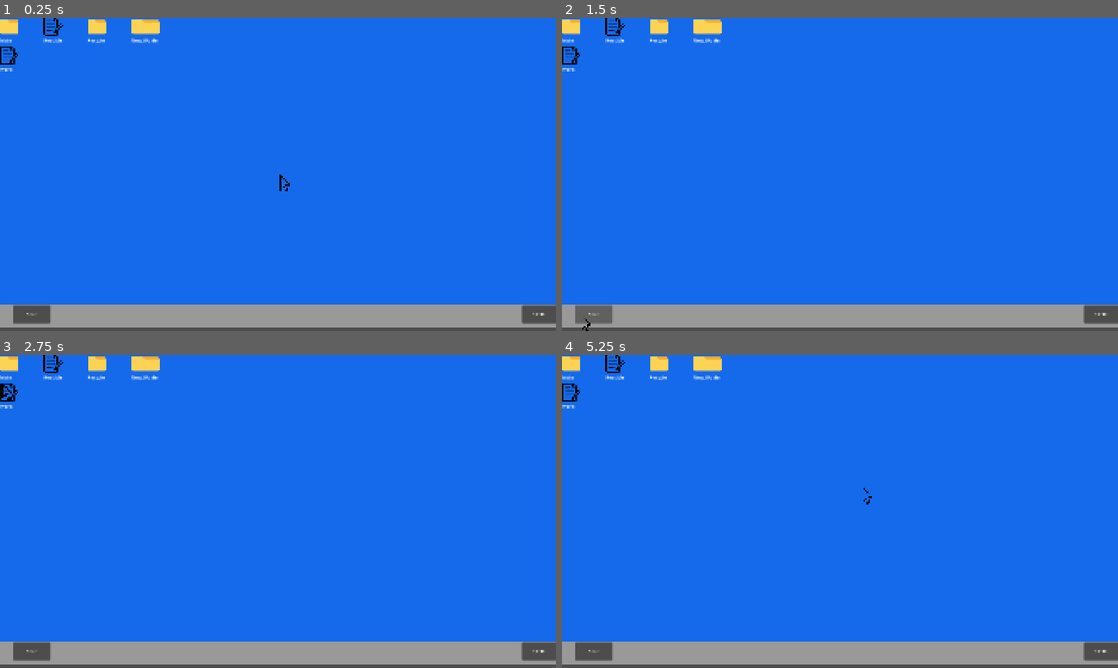
Above: before the commit, frames 1-4 (two rows, left to right).
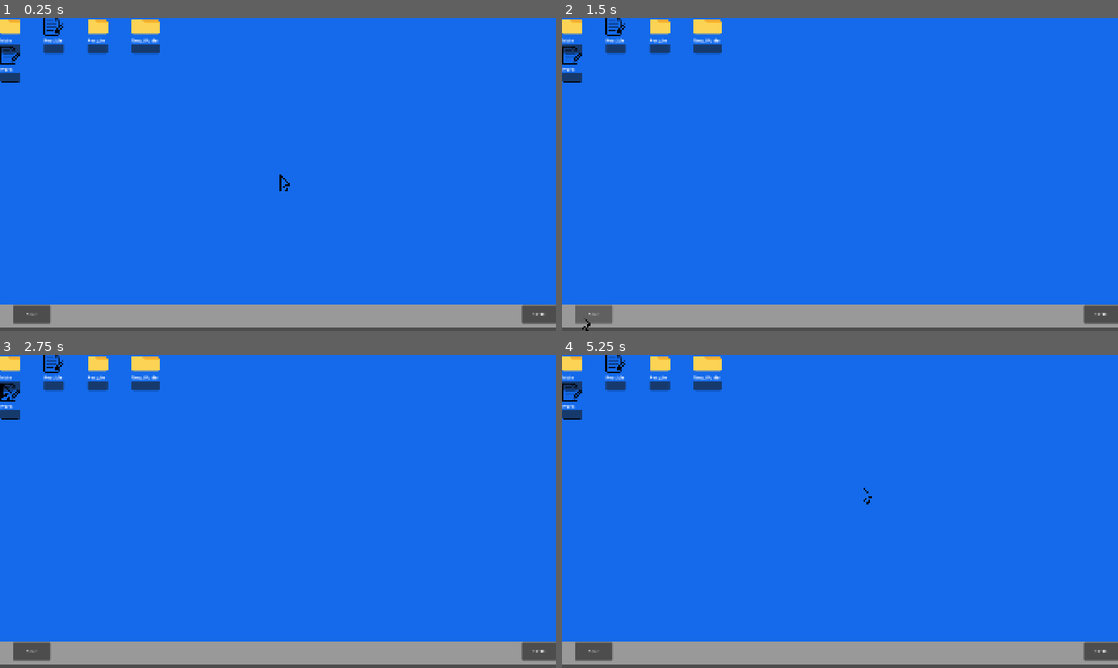
Above: after the commit, the same moments.

Repository: vividskiess/COS30031
Game: Godot game, scene res://Objects/Main_World.tscn
The game is run twice, just before and just after one commit, with the same random seed, the same clock (stepped at 60 frames per second) and the same inputs.
Inputs (mouse positions are in pixels of both pictures, inside the frame that each line leads up to):
- Up to frame 1 (0.25 s): no input
- Up to frame 2 (1.5 s): click "Start" at 0.5 s; click "Start" at 1.25 s
- Up to frame 3 (2.75 s): click (0, 383) at 2.02 s
- Up to frame 4 (5.25 s): click (562, 383) at 2.77 s; click "Start" at 3.5 s; click (562, 383) at 4.27 s; tap Enter at 5 s; drag from (840, 508) to (895, 442) at 5.02 s

The runs differ from the first frame. In frame 1, 0.7% of the frame differs, in the area x 0-29%, y 0-21%; in frame 2, 0.7%; in frame 3, 0.7%; in frame 4, 0.7%.

Commit message:
Working file select, hovering and file  moving

Diff:
--- a/Asset/Desktop/Test-3.tres
+++ b/Asset/Desktop/Test-3.tres
@@ -1,7 +1,6 @@
 [gd_resource type="Resource" script_class="FileResource" format=3 uid="uid://cjv4rrdb0owfa"]
 
 [ext_resource type="Script" uid="uid://b01bfjknjm6rf" path="res://Script/FileResource.gd" id="1_7n6bv"]
-[ext_resource type="Resource" uid="uid://cu6jgyhs6ung2" path="res://Asset/Desktop/ReadMe.tres" id="2_rnfwq"]
 [ext_resource type="Texture2D" uid="uid://d15l1hrse04lx" path="res://Asset/folder.png" id="3_vv3h2"]
 
 [resource]
@@ -9,5 +8,4 @@
 display_name = "New_fFolder"
 icon_texture = ExtResource("3_vv3h2")
 file_type = 0
-contained_files = Array[ExtResource("1_7n6bv")]([ExtResource("2_rnfwq")])
 metadata/_custom_type_script = "uid://b01bfjknjm6rf"
--- a/Objects/Desktop_Icon.tscn
+++ b/Objects/Desktop_Icon.tscn
@@ -22,3 +22,6 @@
 
 [node name="Label" type="Label" parent="VBoxContainer" unique_id=1376058238]
 layout_mode = 2
+
+[node name="LineEdit" type="LineEdit" parent="VBoxContainer" unique_id=1158902910]
+layout_mode = 2
--- a/Objects/Right_click_menu.tscn
+++ b/Objects/Right_click_menu.tscn
@@ -11,3 +11,5 @@
 script = ExtResource("1_xlptc")
 
 [node name="PopupMenu" type="PopupMenu" parent="." unique_id=917841194]
+oversampling_override = 1.0
+visible = true
--- a/Right_click_menu.tscn
+++ /dev/null
@@ -1,3 +0,0 @@
-[gd_scene format=3 uid="uid://cnarn3lqtkdd"]
-
-[node name="RightClickMenu" type="Node2D" unique_id=1362260414]
--- a/Script/Desktop_Icon.gd
+++ b/Script/Desktop_Icon.gd
@@ -46,3 +46,10 @@
 func deselect() -> void:
 	is_selected = false
 	modulate = Color(1.0, 1.0, 1.0)
+
+func _get_drag_data(at_position: Vector2) -> Variant:
+	var preview = TextureRect.new()
+	preview.texture = file_data.icon_texture
+	set_drag_preview(preview)
+
+	return file_data
--- a/Script/FileSys.gd
+++ b/Script/FileSys.gd
@@ -20,3 +20,27 @@
 	if dictionary.has(path):
 		return dictionary[path]
 	return []
+
+func move_file(file: FileResource, old_folder: FileResource, new_folder:FileResource) -> void:
+	old_folder.contained_files.erase(file)
+	new_folder.contained_files.append(file)
+	file.parent_path = new_folder
+
+func create_file(parent_dir: FileResource, new_name:String, type:int) -> void:
+	var newfile = FileResource.new()
+	newfile.display_name = new_name
+	newfile.file_type = type
+	newfile.parent_path = parent_dir
+
+	if type == FileResource.FileType.FOLDER:
+		newfile.icon_texture = preload("res://Asset/folder.png")
+	if type == FileResource.FileType.TEXT:
+		newfile.icon_texture = preload("res://Asset/notes.png")
+
+	parent_dir.contained_files.append(newfile)
+
+func copy_file() -> void:
+	pass
+
+func paste_file() -> void:
+	pass
--- a/Script/Folder_content.gd
+++ b/Script/Folder_content.gd
@@ -9,6 +9,7 @@
 @onready var back_button = $Back
 @onready var forward_button = $Forward
 @onready var directory_bar = $Directory_display
+@onready var popup = RightClickMenu
 
 #current folder position (Opened by the user)
 var current_folder: FileResource
@@ -123,3 +124,19 @@
 		var forward_folder = forward_history.pop_back()
 		_load_folder(forward_folder)
 	pass
+
+
+func _can_drop_data(at_position: Vector2, data: Variant) -> bool:
+	return data is FileResource
+
+func _drop_data(at_position: Vector2, data: Variant) -> void:
+	var old_folder = data.parent_path
+	var new_folder = current_folder
+
+	FileSys.move_file(data, old_folder, new_folder)
+
+	_refresh_grid()
+
+func _refresh_grid() -> void:
+	if current_folder != null:
+		_load_folder(current_folder)
--- a/Script/right_click_menu.gd
+++ b/Script/right_click_menu.gd
@@ -1,6 +1,9 @@
 extends Control
 
 var _latest_mouse_pos
+
+signal request_refresh()
+
 
 @onready var menu = $PopupMenu
 
@@ -12,13 +15,25 @@
 	paste,
 	scanner,
 	container,
+
 }
 
 func _ready():
 	menu.add_item("Copy", PopupIds.copy)
+	menu.add_item("Paste", PopupIds.paste)
+	menu.add_item("Scanner", PopupIds.scanner)
+	menu.add_item("Container", PopupIds.container)
+
 
 func _input(event:InputEvent)->void:
 	if event is InputEventMouseButton and event.pressed:
 		if event.button_index == MOUSE_BUTTON_RIGHT:
 			_latest_mouse_pos = get_global_mouse_position()
 			menu.popup(Rect2(_latest_mouse_pos.x, _latest_mouse_pos.y, rect_size_x, rect_size_y))
+
+func _on_item_pressed(id: int) -> void:
+	match id:
+		0:
+			FileSys.copy_file()
+		1:
+			FileSys.paste_file()
Not shown, changed: README.md
